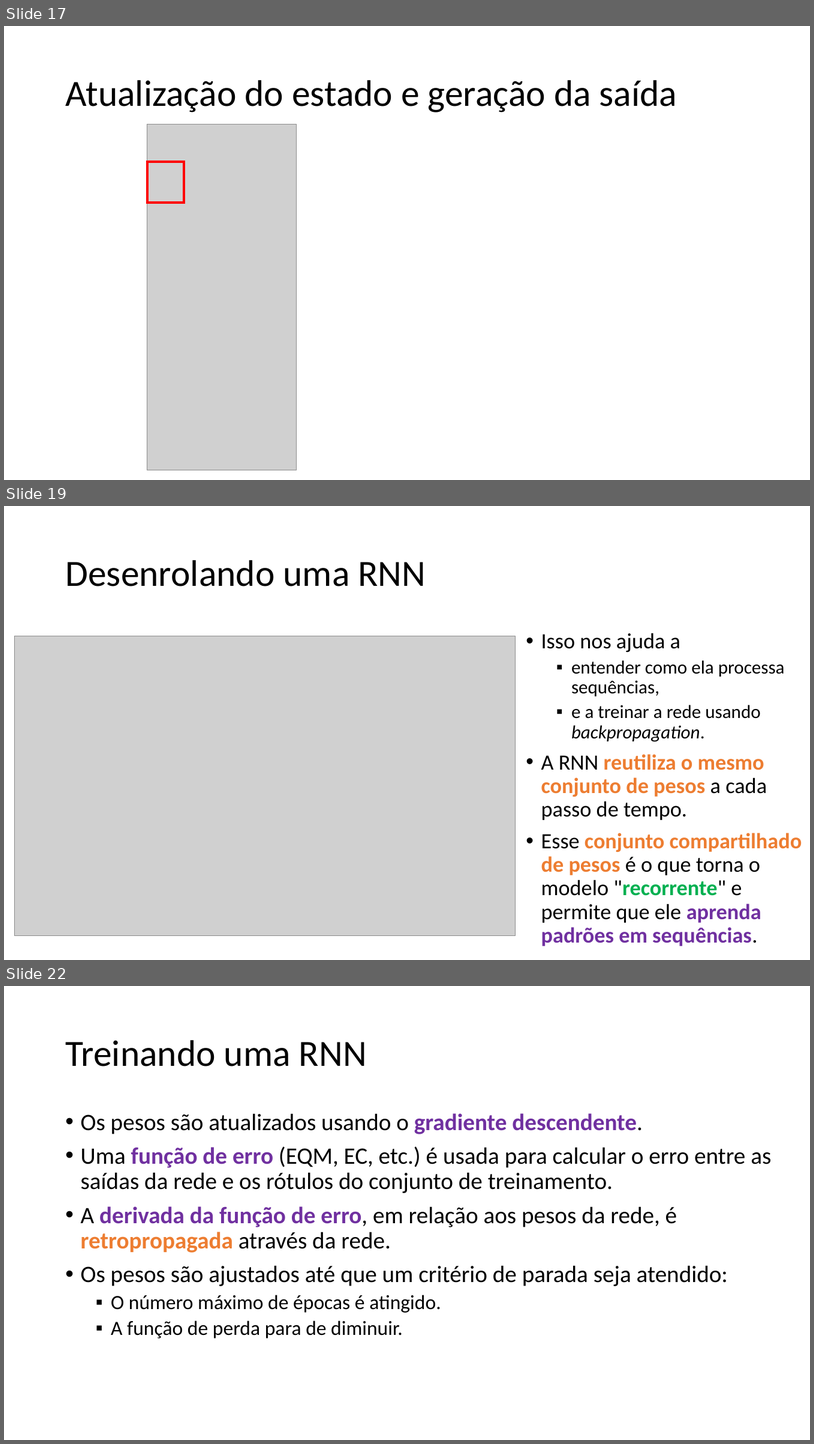
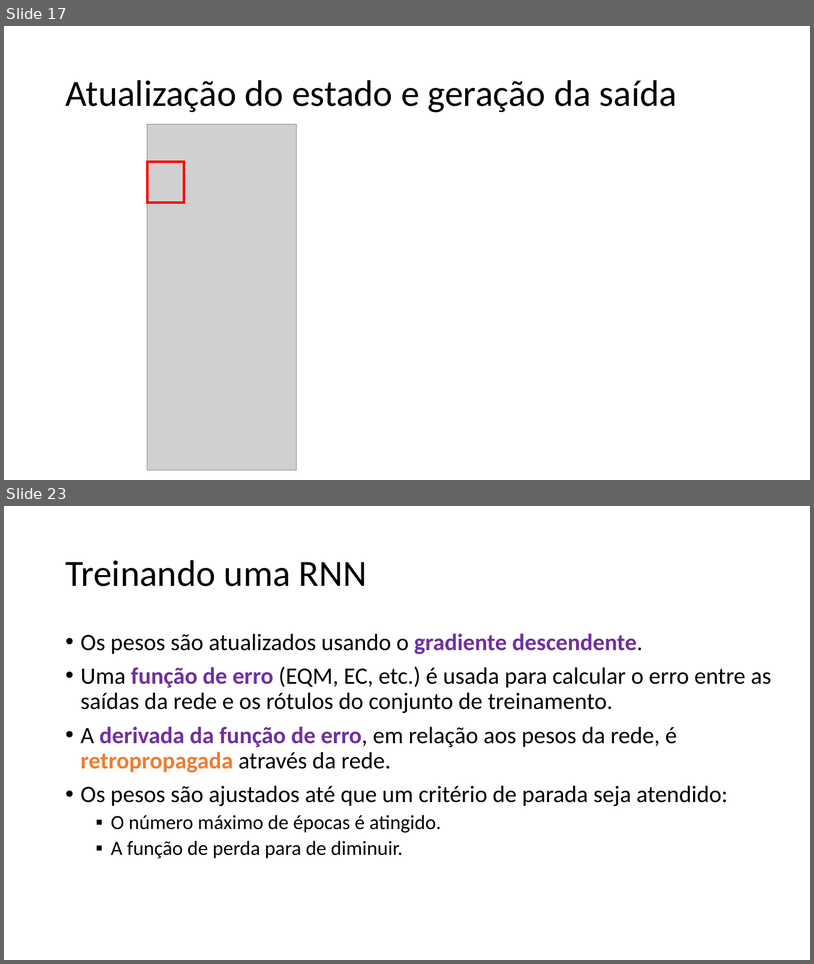
Before and after one commit to zz4fap/c24_inteligencia_artificial, a slide deck: slides/C24_RNN.pptx. Shown one above the other, each under a label of ours: slides 17, 19 and 22 before the commit, slides 17 and 23 after it; the slides between them are not shown. The pictures are 814x1444 and 814x964 pixels, drawn with LibreOffice and Linux fonts; fonts in the diff are those of the drawing; grey boxes stand for pictures. Boxes give left, top, right and bottom in pixels: in the first picture for what was removed or moved away, otherwise in the second. Text is boxed around its words. In the diff, an @@ line names an element or a change of style, - is before the commit and + after.

```diff
--- a/slides/C24_RNN.pptx
+++ b/slides/C24_RNN.pptx
@@ slide 19 removed at box(4, 506, 810, 960), background #FFFFFF @@
@@ title removed at box(65, 560, 426, 586) @@
-Desenrolando uma RNN
@@ picture removed at box(14, 636, 516, 936) @@
@@ text removed at box(542, 633, 803, 946) @@
-• Isso nos ajuda a
-  ▪ entender como ela processa sequências,
-  ▪ e a treinar a rede usando backpropagation.
-• A RNN reutiliza o mesmo conjunto de pesos a cada passo de tempo.
-• Esse conjunto compartilhado de pesos é o que torna o modelo "recorrente" e permite que ele aprenda padrões em sequências.
@@ what was slide 22 is now slide 23 @@
```
Also in this commit, not shown: 4 slides changed, 2 slides added.
